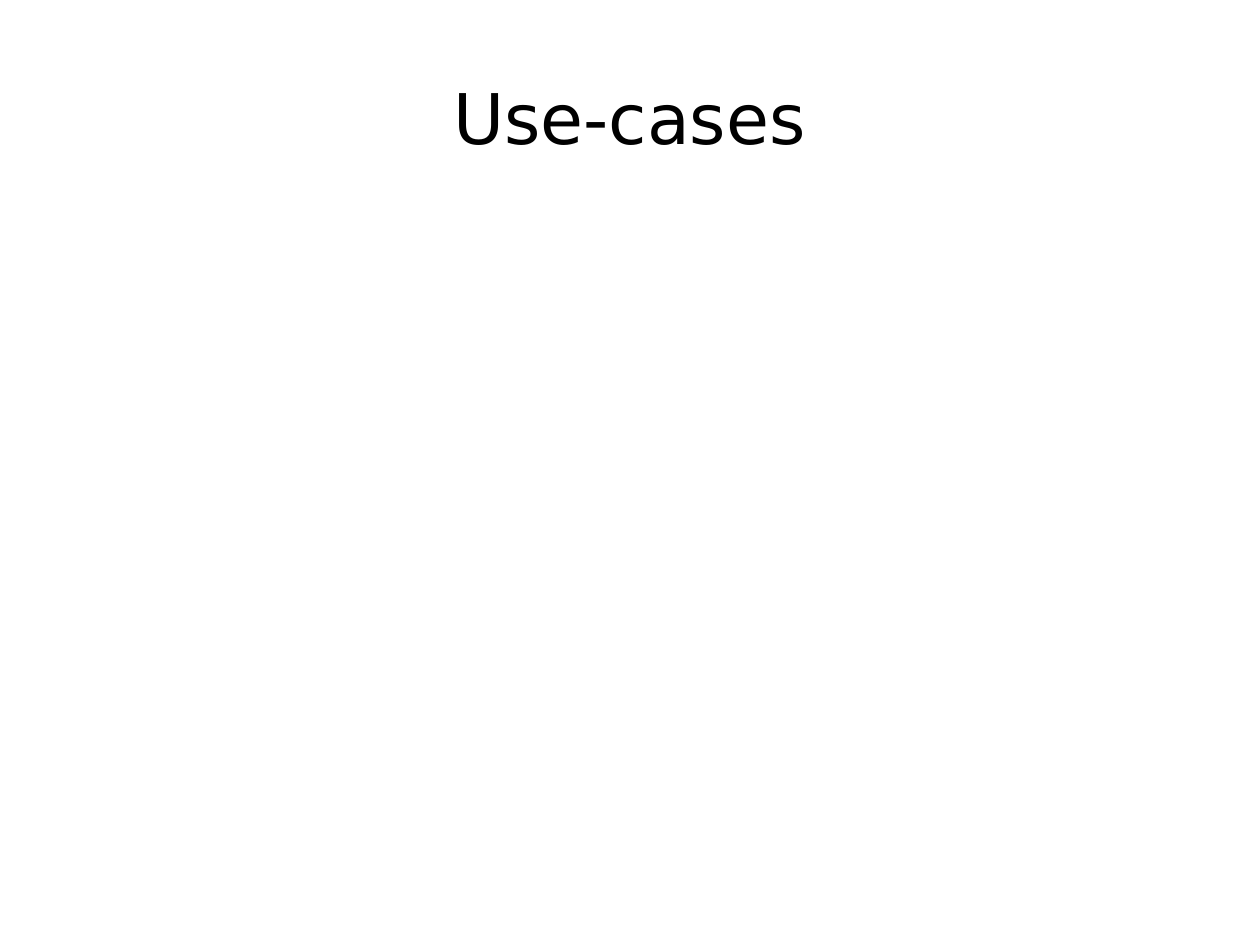
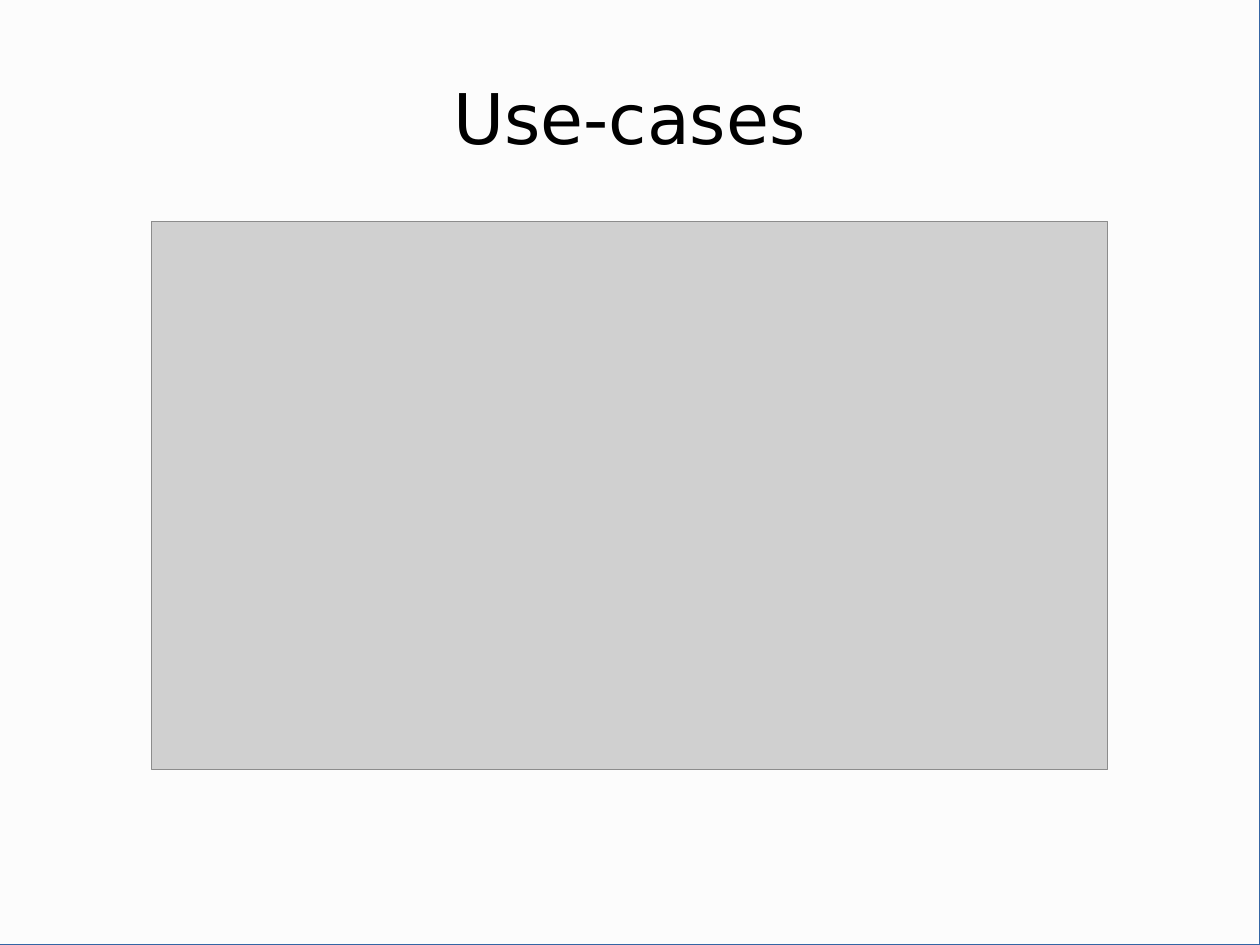
Before and after one commit to enra64/psychic-giggle, a slide deck: slide 3 of zwischenstand anfang dezember.odp. Drawn at 1260x945 pixels with LibreOffice and Linux fonts; fonts in the diff are those of the drawing; grey boxes stand for pictures. Boxes give left, top, right and bottom in pixels: in the first picture for what was removed or moved away, otherwise in the second. Text is boxed around its words. In the diff, an @@ line names an element or a change of style, - is before the commit and + after.

```diff
--- a/zwischenstand anfang dezember.odp
+++ b/zwischenstand anfang dezember.odp
@@ rectangle added at box(0, 0, 1260, 945), fill #FCFCFC, outline #3465A4 0 pt @@
@@ picture added at box(152, 221, 1109, 768) @@
```
Also in this commit, not shown: 6 other slides changed, 6 slides added, 1 slide removed, 1 other file.
